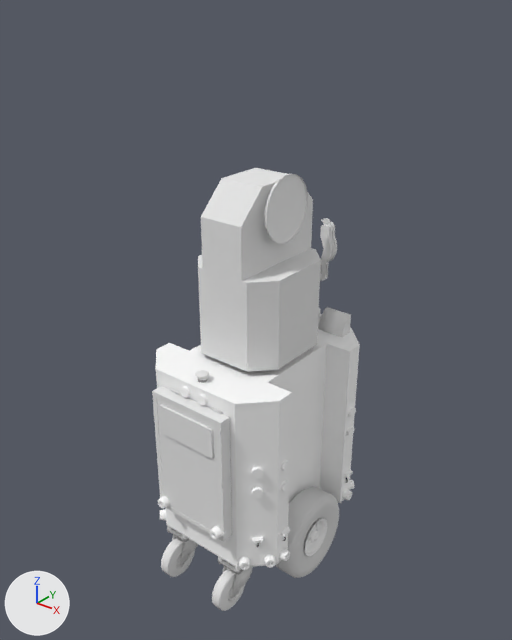
Renders of the Blender file models/valter/valter.blend from each side of a commit.
Before and after are seen from a 50 mm camera at (1.116, -1.408, 1.67) aimed at (-0.006, -0.005, 0.8). Lighting does not change. The marker at lower left points along +X, +Y and +Z.

Before the edit, the objects in view are built like this:
```python
ob_plane_025 = bpy.data.objects.new('Plane.025', me_plane_027)
ob_plane_025.parent = ob_cap
ob_plane_025.location = (0.111, 0.222, 0.714)
ob_plane_025.rotation_euler = (1.571, 0.0, 0.0)  # degrees (90, 0, 0)
ob_smallwheel_003 = bpy.data.objects.new('smallWheel.003', me_smallwheelgeometry_016)
ob_smallwheel_003.parent = ob_smallwheelarmature_003
ob_smallwheel_003.location = (0.117, -0.046, -0.093)
ob_smallwheel_003.rotation_euler = (0.0, 1.571, 0.0)  # degrees (0, 90, 0)
ob_smallwheel_004 = bpy.data.objects.new('smallWheel.004', me_smallwheelgeometry_017)
ob_smallwheel_004.parent = ob_smallwheelarmature_004
ob_smallwheel_004.location = (0.117, -0.046, -0.093)
ob_smallwheel_004.rotation_euler = (0.0, 1.571, 0.0)  # degrees (0, 90, 0)
# also in view: 'cap' at (0.0, 0.0, 0.711); 'valterBodyP2' at (0.0, 0.0, 1.096); 'valterBodyP1' at (0.0, 0.0, 0.858); 'baseFrame' at (0.0, 0.0, 0.442); 'rightWheel' at (0.188, 0.0, 0.135)
```
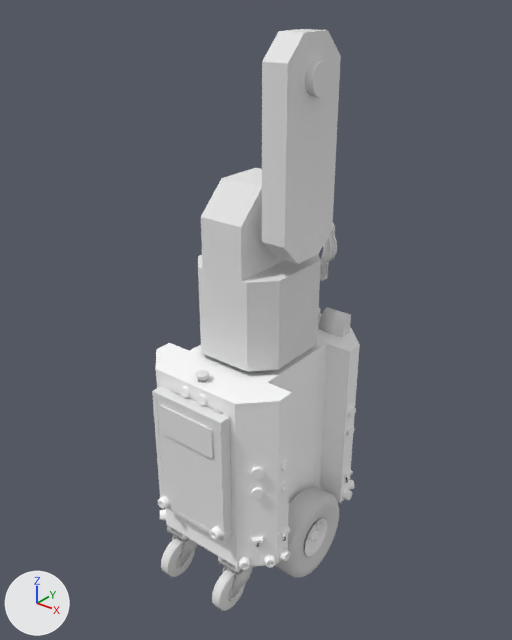
Boxes (x1, y1, x2, y2) around the edits, measured in the pictures (512 x 640 px):
'bodyFrameLFixed.001', added: after (263, 29, 341, 264)
'bodyFrameLFixed.002', added: after (305, 60, 332, 98)
'bodyFrameLFixed', added: after (262, 29, 299, 258)
'Circle.186', unchanged, covered by the edit: before (264, 173, 308, 244)

What the commit changed:
Material 'bodyFrameLFixedMaterial' (mat_bodyframelfixedmaterial) is new.
Its base color is (0.8, 0.8, 0.8) (white #e7e7e7).
Mesh me_plane_031 is new.
It has 52 vertices, 30 faces and spans x 0.0..0.004, y -0.105..0.105, z -0.117..0.42.
It uses material mat_bodyframelfixedmaterial (its picture is missing).
Mesh me_plane_033 is new.
It has 72 vertices, 38 faces and spans x -0.021..0.087, y -0.1445..-0.0655, z 0.1296..0.2074.
Mesh me_plane_032 is new.
It has 16 vertices, 10 faces and spans x 0.0..0.066, y -0.21..0.0, z -0.269..0.268.
Object 'bodyFrameLFixed' (ob_bodyframelfixed) is new; it shows me_plane_031.
Its parent is ob_circle_186.
Its matrix parent inverse is Matrix(((0.0, 0.0, -1.0, 1.139), (0.0, 1.0, 0.0, 0.0), (1.0, 0.0, 0.0, -0.0877), (0.0, 0.0, 0.0, 1.0))).
Its location is (0.0917, 0.0, 1.139).
Object 'bodyFrameLFixed.002' (ob_bodyframelfixed_002) is new; it shows me_plane_033.
Its parent is ob_bodyframelfixed_001.
Its matrix parent inverse is Matrix(((1.0, 0.0, 0.0, -0.0977), (0.0, 1.0, 0.0, -0.105), (0.0, 0.0, 1.0, -1.29), (0.0, 0.0, 0.0, 1.0))).
Its location is (0.0977, 0.105, 1.29).
Object 'bodyFrameLFixed.001' (ob_bodyframelfixed_001) is new; it shows me_plane_032.
Its parent is ob_circle_186.
Its matrix parent inverse is Matrix(((0.0, 0.0, -1.0, 1.139), (0.0, 1.0, 0.0, 0.0), (1.0, 0.0, 0.0, -0.0877), (0.0, 0.0, 0.0, 1.0))).
Its location is (0.0957, 0.105, 1.29).
